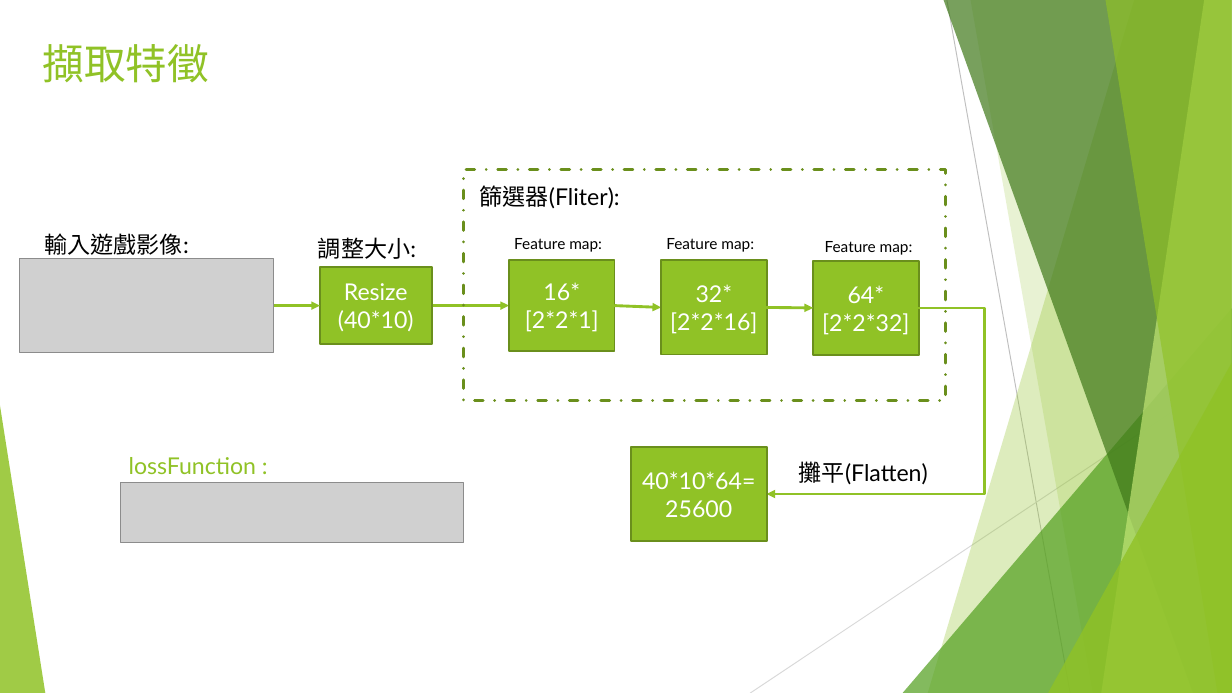
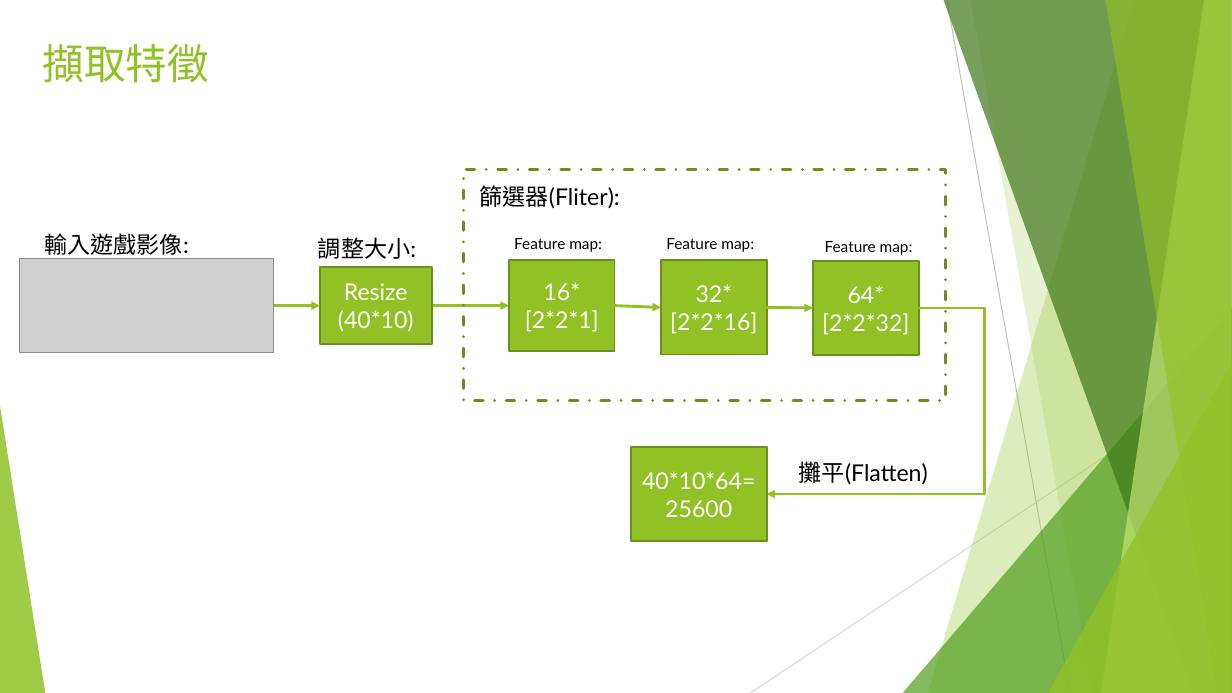
Before and after one commit to jackxj059/111MLearning, a slide deck: slide 5 of HW2/MLearn .pptx. Drawn at 1232x693 pixels with LibreOffice and Linux fonts; fonts in the diff are those of the drawing; grey boxes stand for pictures. Boxes give left, top, right and bottom in pixels: in the first picture for what was removed or moved away, otherwise in the second. Text is boxed around its words. In the diff, an @@ line names an element or a change of style, - is before the commit and + after.

Commit message:
修改HW2 PPT
補充Loss Function

```diff
--- a/HW2/MLearn .pptx
+++ b/HW2/MLearn .pptx
@@ text removed at (x1=129, y1=457, x2=256, y2=483) @@
-lossFunction :
-MSE
@@ picture removed at (x1=121, y1=482, x2=464, y2=543) @@
```
Also in this commit, not shown: 1 other slide changed.
